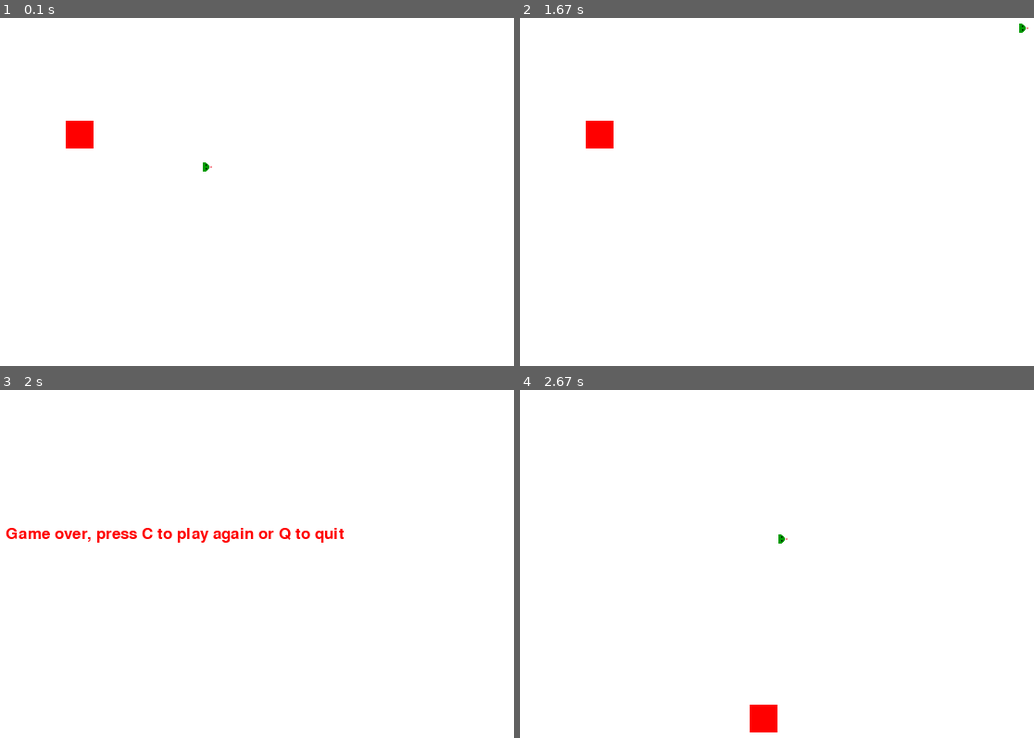
Above: before the commit, frames 1-4 (two rows, left to right).
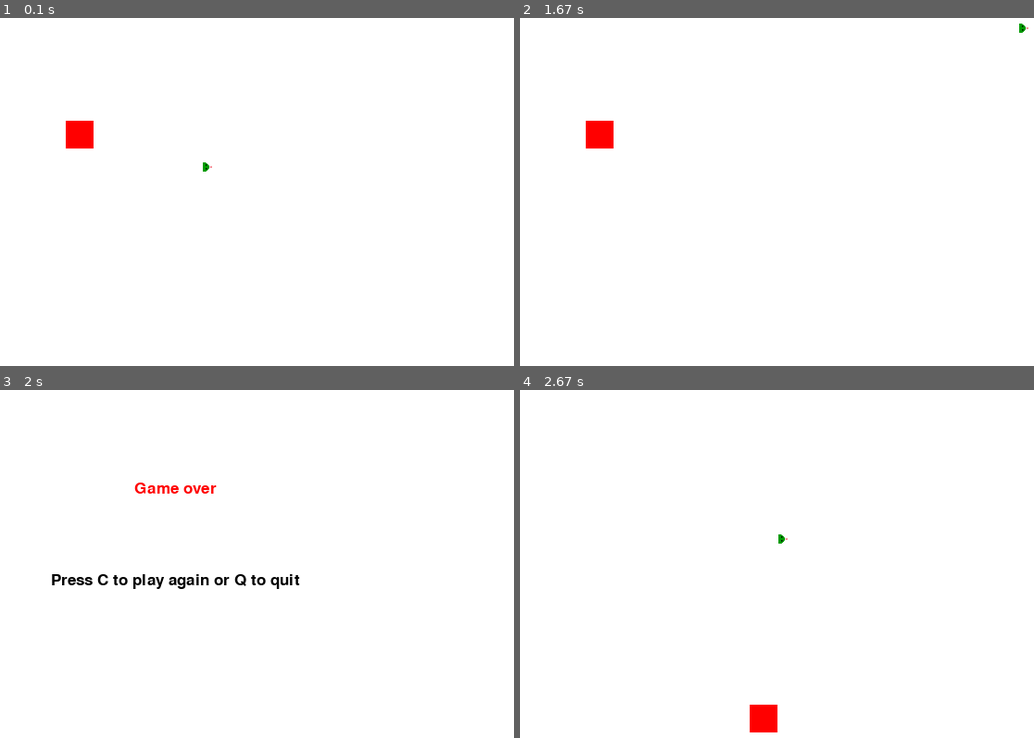
Above: after the commit, the same moments.

Repository: DevonteDC/ICS168_Snake
Game: pygame game, started from Snake-Pygame/snake_v1.py
Same seed, same stepped clock (60 frames per second), same inputs: the game is played once before the commit and once after it.
Inputs:
- Up to frame 1 (0.1 s): no input
- Up to frame 2 (1.67 s): hold Right 0.33-0.8 s; hold Up 0.83-1.3 s; hold Right from 1.33 s (still down)
- Up to frame 3 (2 s): release Right at 1.8 s
- Up to frame 4 (2.67 s): tap C at 2.4 s

Frames 1-2 are identical in both runs. In frame 3, 2.1% of the frame differs, in the area x 1-68%, y 26-58%; in frame 4, nothing differs.

Commit message:
game over screen edited

Diff:
--- a/Snake-Pygame/snake_v1.py
+++ b/Snake-Pygame/snake_v1.py
@@ -44,9 +44,9 @@
 def text_objects(text,color):
     textSurface = font.render(text,True,color)
     return textSurface, textSurface.get_rect()
-def message_to_screen(msg,color):
+def message_to_screen(msg,color,y_displace = 0):
     textSurf, textRect = text_objects(msg,color)
-    textRect.center = (display_width / 2), (display_height / 2)
+    textRect.center = (display_width / 2), (display_height / 2) + y_displace
     gameDisplay.blit(textSurf,textRect)
 
 
@@ -93,7 +93,8 @@
         while gameOver == True:
             direction = 'right'
             gameDisplay.fill(white)
-            message_to_screen("Game over, press C to play again or Q to quit",red)
+            message_to_screen("Game over",red, -50)
+            message_to_screen("Press C to play again or Q to quit",black,50)
             pygame.display.update()
 
             for event in pygame.event.get():
